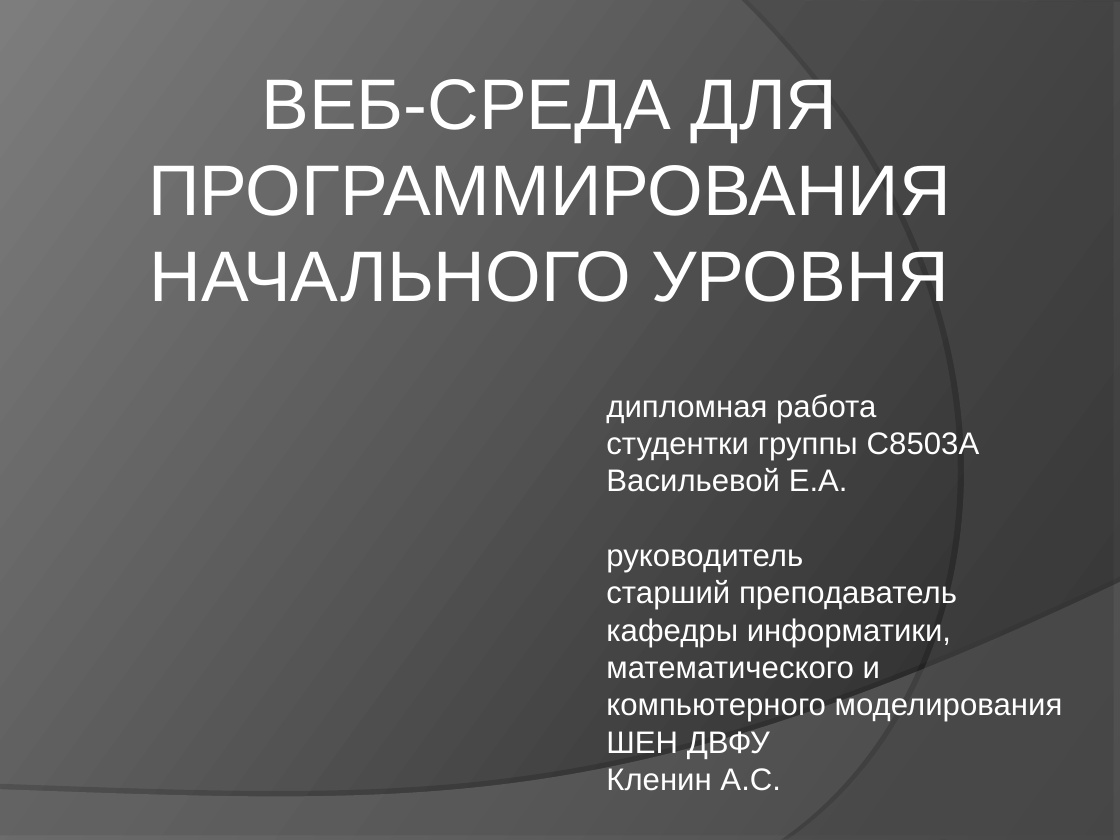
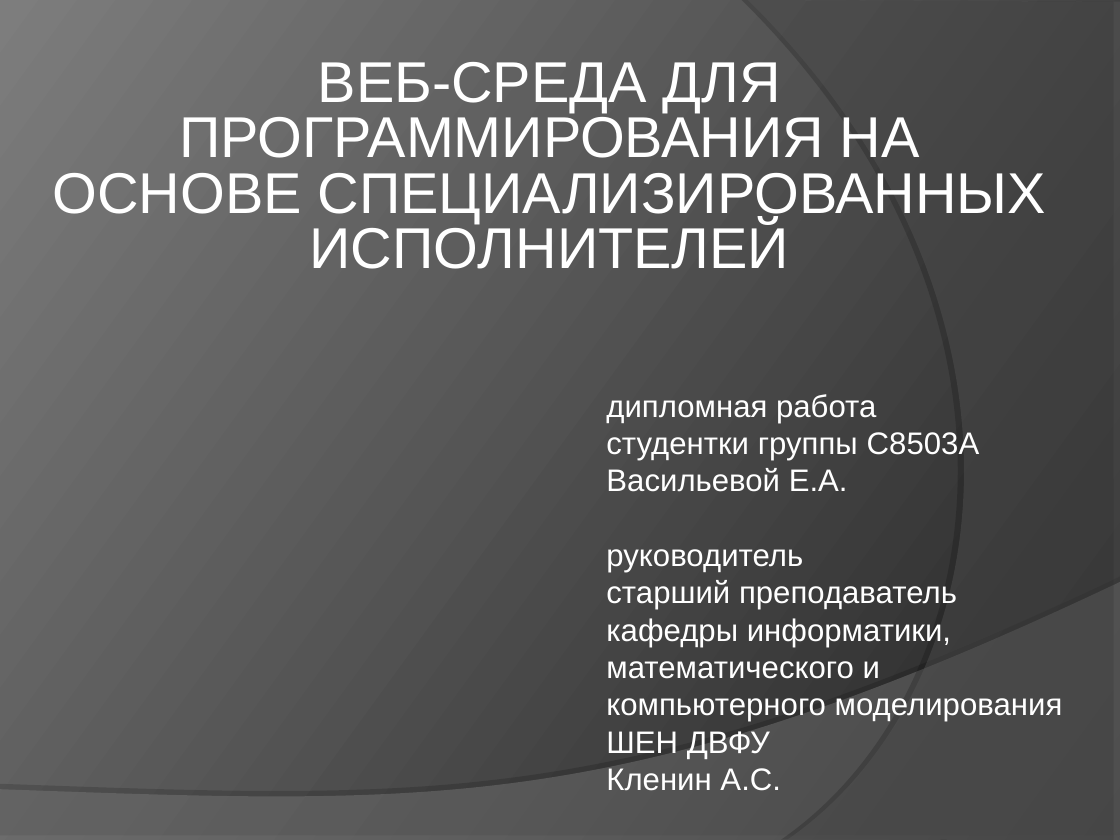
Before and after one commit to elvslv/DiplomaReport, a slide deck: slide 1 of C8503A_Vasilyeva_presentation.ppt. Drawn at 1120x840 pixels with LibreOffice and Linux fonts; fonts in the diff are those of the drawing. Boxes give left, top, right and bottom in pixels: in the first picture for what was removed or moved away, otherwise in the second. Text is boxed around its words. In the diff, an @@ line names an element or a change of style, - is before the commit and + after.

```diff
--- a/C8503A_Vasilyeva_presentation.ppt
+++ b/C8503A_Vasilyeva_presentation.ppt
@@ subtitle at <box>53,62,1046,269</box>: text changed; size 46 to 37 pt @@
-ВЕБ-СРЕДА ДЛЯ ПРОГРАММИРОВАНИЯ НАЧАЛЬНОГО УРОВНЯ
+ВЕБ-СРЕДА ДЛЯ ПРОГРАММИРОВАНИЯ НА ОСНОВЕ СПЕЦИАЛИЗИРОВАННЫХ ИСПОЛНИТЕЛЕЙ
```
Also in this commit, not shown: 1 other slide changed, 4 slides added, 4 slides removed, 2 other files.
